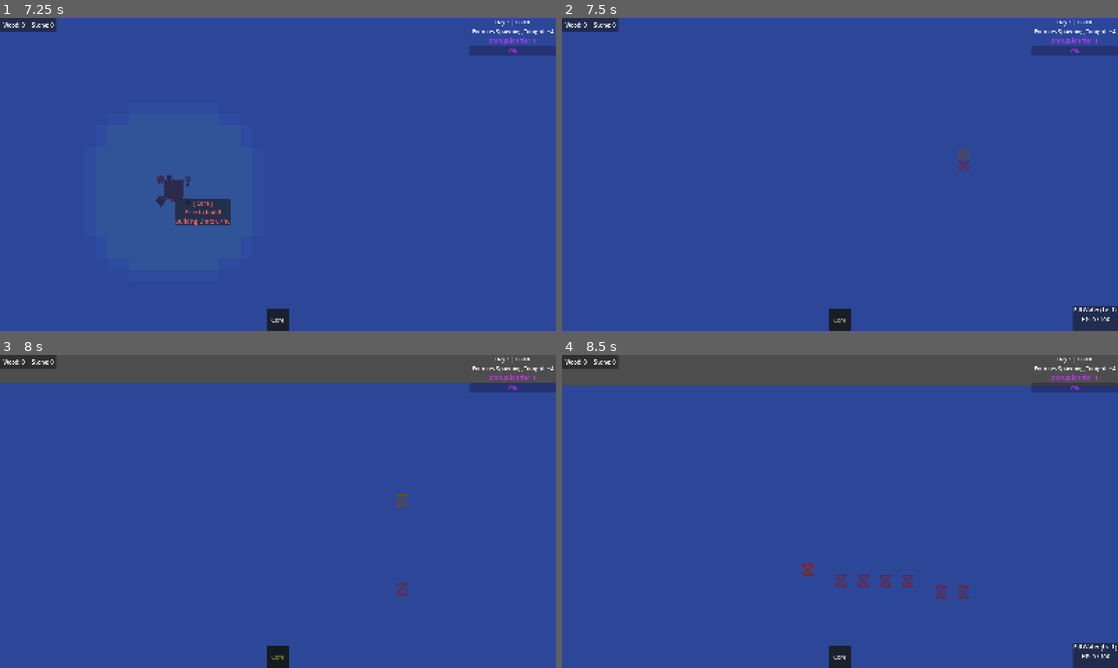
Above: before the commit, frames 1-4 (two rows, left to right).
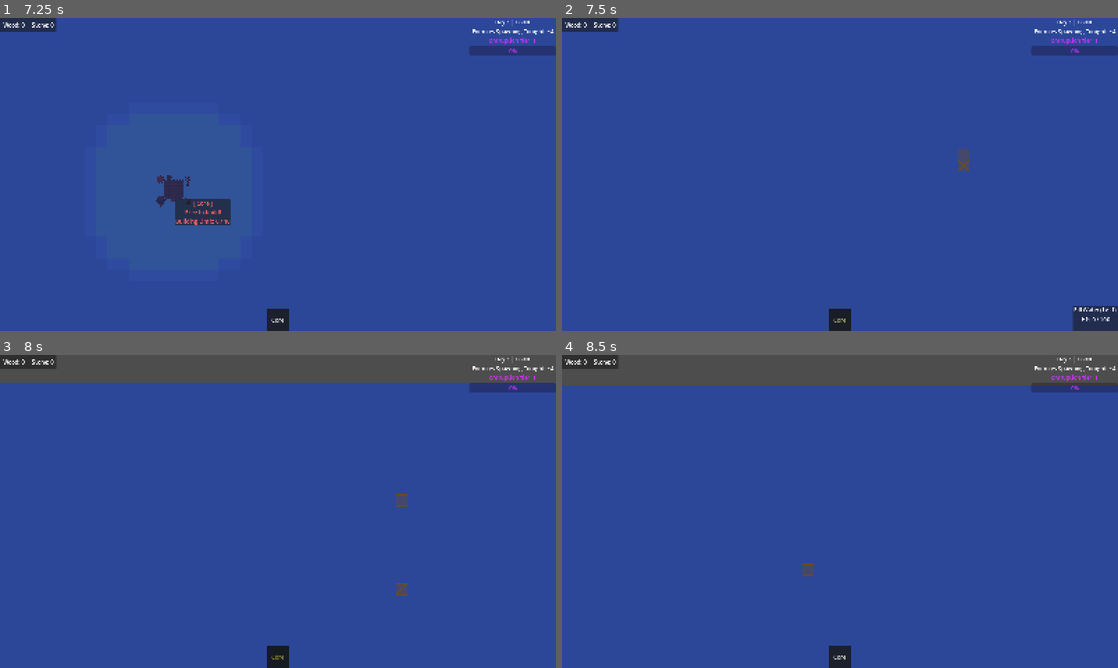
Above: after the commit, the same moments.

Repository: ColdTerror/Core-and-Conveyor
Game: Godot game, scene res://scenes/level.tscn
Same seed, same stepped clock (60 frames per second), same inputs: the game is played once before the commit and once after it. The engine's default icon, where the game draws it, is replaced by a stand-in: a white triangle on a blue panel in a dark square.
Inputs (mouse positions are in pixels of both pictures, inside the frame that each line leads up to):
- Up to frame 1 (7.25 s): click "Core" at 0.5 s; tap Enter at 1.25, 4.25, 5.85 s; move the mouse to (400, 158) at 1.27 s; hold Right (ui_right) 1.28-2 s; hold X (deconstruct_hotkey) 1.28-2 s; click (400, 158) at 1.42 s; drag from (166, 190) to (250, 237) at 2.02 s; tap Space at 2.75, 5.75 s; move the mouse to (333, 105) at 2.77 s; hold Right (ui_right) 2.78-3.5 s; hold R (rotate_tile) 2.78-3.5 s; click (333, 105) at 2.92 s; drag from (250, 237) to (111, 127) at 3.52 s; move the mouse to (444, 221) at 4.27 s; hold Left (ui_left) 4.28-5 s; tap Delete at 4.35 s; click (444, 221) at 4.42 s; tap Escape (ui_cancel) at 4.9 s; drag from (111, 127) to (194, 96) at 5.02 s; move the mouse to (305, 174) at 5.77 s; hold Down (ui_down) 5.78-6.5 s; click (305, 174) at 5.92 s; drag from (194, 96) to (166, 190) at 6.52 s
- Up to frame 2 (7.5 s): tap Enter at 7.25 s; move the mouse to (962, 158) at 7.27 s; hold Up (ui_up) from 7.28 s (still down); tap T at 7.35 s; click (962, 158) at 7.42 s
- Up to frame 3 (8 s): keep holding Up (ui_up)
- Up to frame 4 (8.5 s): release Up (ui_up) at 8 s; drag from (962, 589) to (812, 574) at 8.02 s

Frame 1 is identical in both runs. In frame 2, less than 0.1% of the frame differs, in the area x 71-74%, y 45-49%; in frame 3, less than 0.1%; in frame 4, 0.9%, in the area x 43-100%, y 66-100%.

Commit message:
Terrain brush: add erase, drag, and UI signals
Improve terraform workflow and UI feedback:

- Level.gd: Add is_terrain_remove_brush and last_terrain_tile to track brush mode and last-applied tile. Revamp TERRAFORM input handling so a left-click chooses pen or eraser (clicking an existing TerraformSite becomes an eraser and deconstructs it), dragging applies the chosen brush once per tile, and releases/cancel reset the tracker. This reduces redundant job calls and enables tile removal.

- terraform_site.gd: Emit health_changed (if the signal exists) when build progress changes to avoid silent updates; update tile draw colors to an orange color scheme and adjust fill alpha.

- kanban_tasks_data.kanban: Move task IDs between columns and add a new task "remove terrain job" to the backlog.

These changes fix performance/redundant job issues, add an erase brush for terrain removal, and improve visual and event feedback for terraforming.

Diff:
--- a/scripts/Building Classes/terraform_site.gd
+++ b/scripts/Building Classes/terraform_site.gd
@@ -32,6 +32,9 @@
 	health += amount
 	queue_redraw()
 
+	if has_signal("health_changed"):
+		health_changed.emit(health, max_health)
+
 	if health >= max_health:
 		_finish_terraforming()
 
@@ -59,9 +62,9 @@
 	var top_left = Vector2(-tile_size / 2.0, -tile_size / 2.0)
 	var rect = Rect2(top_left, Vector2(tile_size, tile_size))
 
-	# Color code by type (Red for Clear, Blue for Water)
-	var color = Color(1.0, 0.2, 0.2, 0.8)
-	var fill = Color(color.r, color.g, color.b, 0.15)
+	# Color code by type (Orange)
+	var color = Color(1.0, 0.6, 0.0, 0.8)
+	var fill = Color(1.0, 0.6, 0.0, 0.3)
 
 	draw_rect(rect, fill, true)
 	draw_rect(rect, color, false, 2.0)
--- a/scripts/Managers/Level.gd
+++ b/scripts/Managers/Level.gd
@@ -13,6 +13,10 @@
 var current_mode = InteractionMode.NONE
 
 var last_hovered_upgrade_tile := Vector2i(-1, -1)
+
+var is_terrain_remove_brush: bool = false
+var last_terrain_tile := Vector2i(-1, -1)
+
 
 enum MapGenType { RIVER_DIVIDE, MAINLAND, LAKES }
 @export var current_map_type: MapGenType = MapGenType.RIVER_DIVIDE
@@ -526,15 +530,41 @@
 
 	# --- TERRAFORM MODE LOGIC ---
 	if current_mode == InteractionMode.TERRAFORM:
-		if event is InputEventMouseButton and event.button_index == MOUSE_BUTTON_LEFT and event.pressed:
-			building_manager._try_add_terrain_job(grid_pos)
-
+
+		# 1. THE INITIAL CLICK (Sets the brush type)
+		if event is InputEventMouseButton and event.button_index == MOUSE_BUTTON_LEFT:
+			if event.pressed:
+				last_terrain_tile = grid_pos
+
+				# Did we click a site? Become an ERASER!
+				if building_manager.occupied_tiles.has(grid_pos) and building_manager.occupied_tiles[grid_pos] is TerraformSite:
+					is_terrain_remove_brush = true
+					building_manager.deconstruct_building_at(grid_pos)
+				else:
+					# Otherwise, become a PEN!
+					is_terrain_remove_brush = false
+					building_manager._try_add_terrain_job(grid_pos)
+			else:
+				# Reset the tracker when the mouse is released
+				last_terrain_tile = Vector2i(-1, -1)
+
+		# 2. THE DRAG (Applies the chosen brush)
 		elif event is InputEventMouseMotion and Input.is_mouse_button_pressed(MOUSE_BUTTON_LEFT):
-			building_manager._try_add_terrain_job(grid_pos)
-
-		# Right click or Escape to cancel
+
+			# Only trigger once per grid tile to save performance
+			if grid_pos != last_terrain_tile:
+				last_terrain_tile = grid_pos
+
+				if is_terrain_remove_brush:
+					if building_manager.occupied_tiles.has(grid_pos) and building_manager.occupied_tiles[grid_pos] is TerraformSite:
+						building_manager.deconstruct_building_at(grid_pos)
+				else:
+					building_manager._try_add_terrain_job(grid_pos)
+
+		# 3. CANCEL (Right click or Escape)
 		if event.is_action_pressed("ui_cancel") or event.is_action_pressed("ui_right"):
 			current_mode = InteractionMode.NONE
+			last_terrain_tile = Vector2i(-1, -1)
 			print("Exited Terrain Mode")
 
 		return # Stop processing other clicks
Not shown, changed: kanban_tasks_data.kanban
